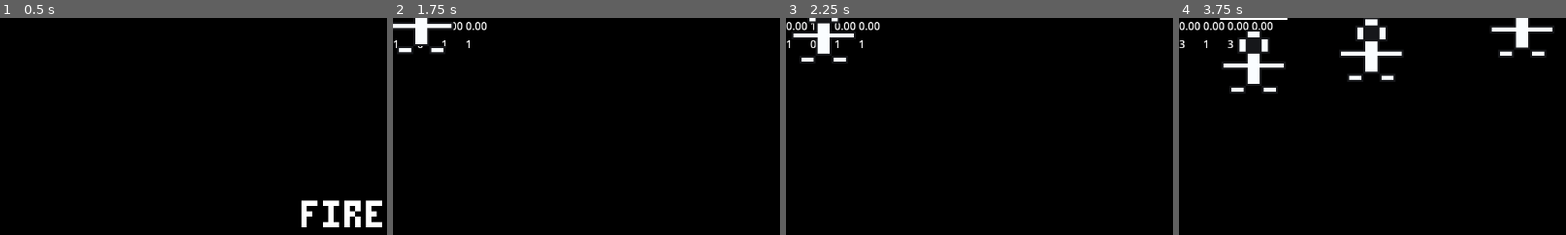
Above: before the commit, frames 1-4 (left to right).
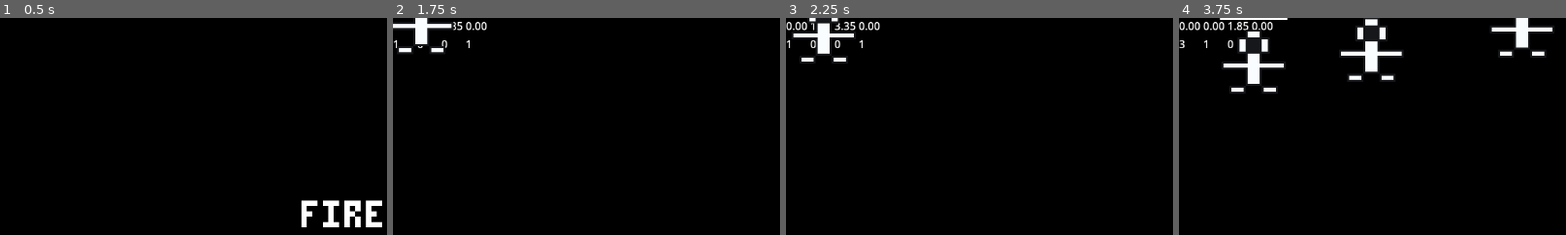
Above: after the commit, the same moments.

Repository: ThomasApplewhite/FIREBALL-Prototype
Game: Godot game, scene res://Source/GameScenes/MainMenu.tscn
The game is run twice, just before and just after one commit, with the same random seed, the same clock (stepped at 60 frames per second) and the same inputs.
Inputs (mouse positions are % of the whole screen's width and height, from its top left):
- Up to frame 1 (0.5 s): no input
- Up to frame 2 (1.75 s): click "[center]START[/center]" at 0.5 s; click (3, 94) at 1.27 s
- Up to frame 3 (2.25 s): click (10, 94) at 2.02 s
- Up to frame 4 (3.75 s): click (16, 94) at 2.77 s; click (23, 94) at 3.52 s
The pictures show only the part of the screen within x 0-50%, y 0-50%; the shares and areas given below are measured in that part.

Frame 1 is identical in both runs. In frame 2, 0.1% of the frame differs, in the area x 12-19%, y 1-14%; in frame 3, 0.2%; in frame 4, 0.2%.

Commit message:
Initial Palance Pass for Twist of Fate

Diff:
--- a/Assets/Spells/SpellData/twist_of_fate_spell_data.tres
+++ b/Assets/Spells/SpellData/twist_of_fate_spell_data.tres
@@ -9,8 +9,8 @@
 name = "Twist of Fate"
 icon = ExtResource("1_fnuye")
 packed_spell = ExtResource("2_7t1bv")
-cooldown = 1.0
-global_cooldown_change = 1.0
-health_cost = 0.0
-damage = 200.0
+cooldown = 5.0
+global_cooldown_change = 0.5
+health_cost = -75.0
+damage = 150.0
 speed = 0.0
Not shown, changed: Docs/Home/DesignDocs/ProgressionDesignBrainstormFromGym.txt
Not shown, changed: Docs/Home/DevelopmentDocs/NiceToHaves.txt
Not shown, changed: Docs/Home/DevelopmentDocs/ProgressionDevelopment.txt
Not shown, changed: Docs/Home/DevelopmentDocs/SpellDevelopmentToDos.txt
